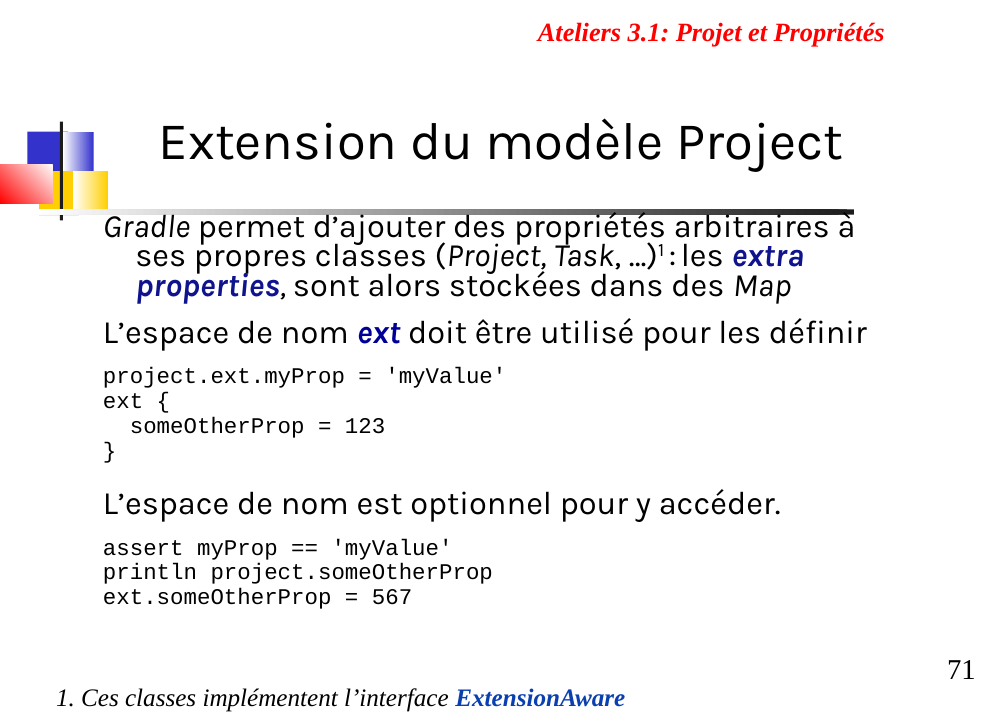
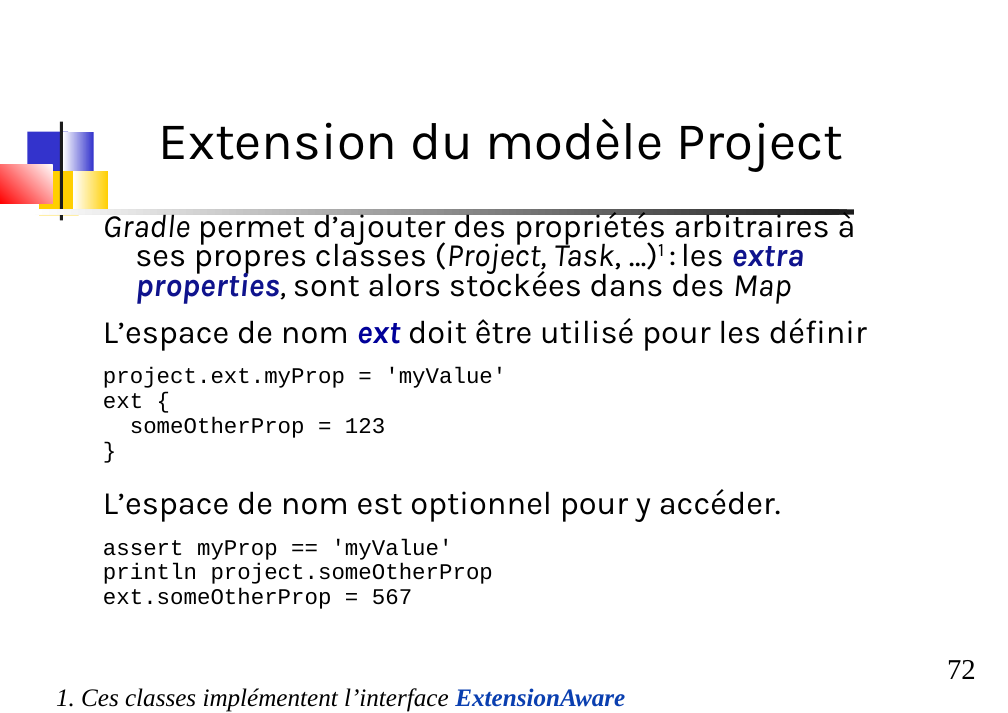
Before and after one commit to dthibau/gradle, a slide deck: slide 72 of Gradle.odp (slide 71 before the commit). Drawn at 1008x713 pixels with LibreOffice and Linux fonts; fonts in the diff are those of the drawing. Boxes give left, top, right and bottom in pixels: in the first picture for what was removed or moved away, otherwise in the second. Text is boxed around its words. In the diff, an @@ line names an element or a change of style, - is before the commit and + after.

```diff
--- a/Gradle.odp
+++ b/Gradle.odp
@@ text removed at (538,22,885,47) @@
-Ateliers 3.1: Projet et Propriétés
@@ page number at (947,660,976,679): text changed @@
-71
+72
```
Also in this commit, not shown: 6 other slides changed, 4 slides added, 1 slide removed, 1 other file.
